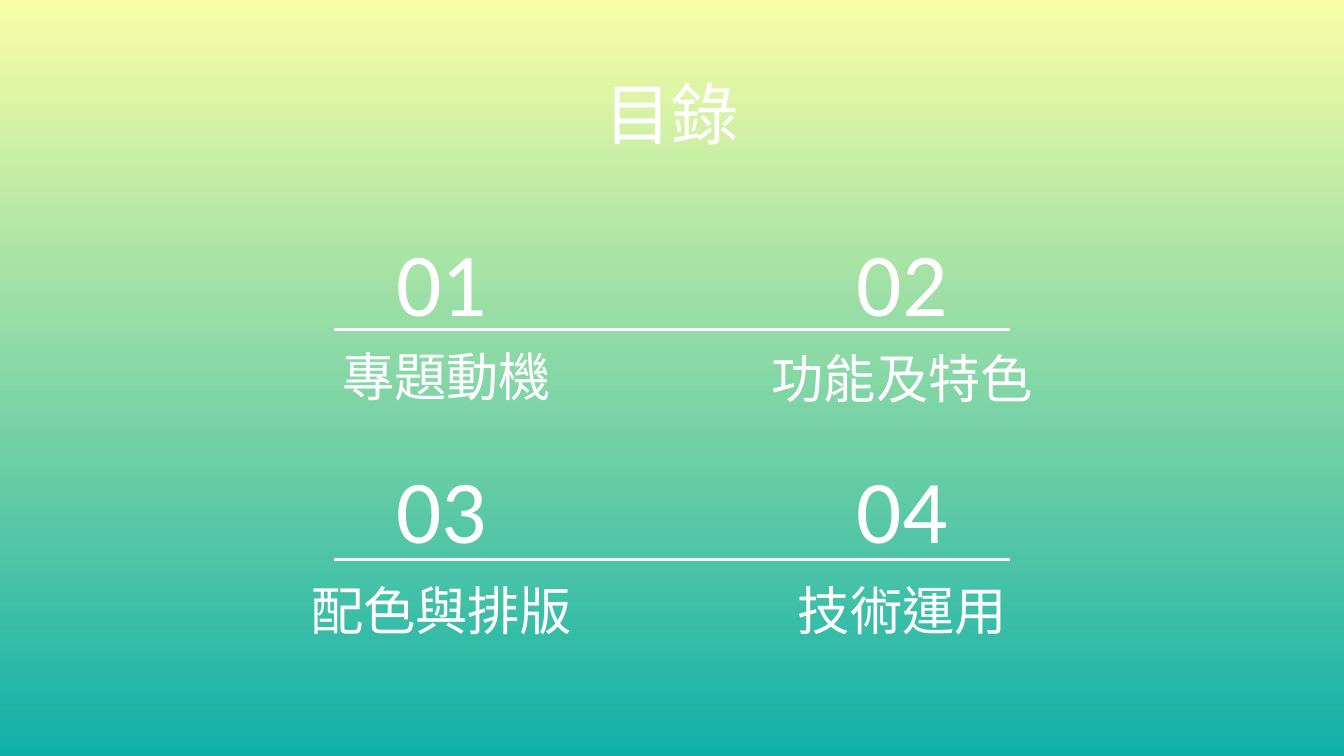
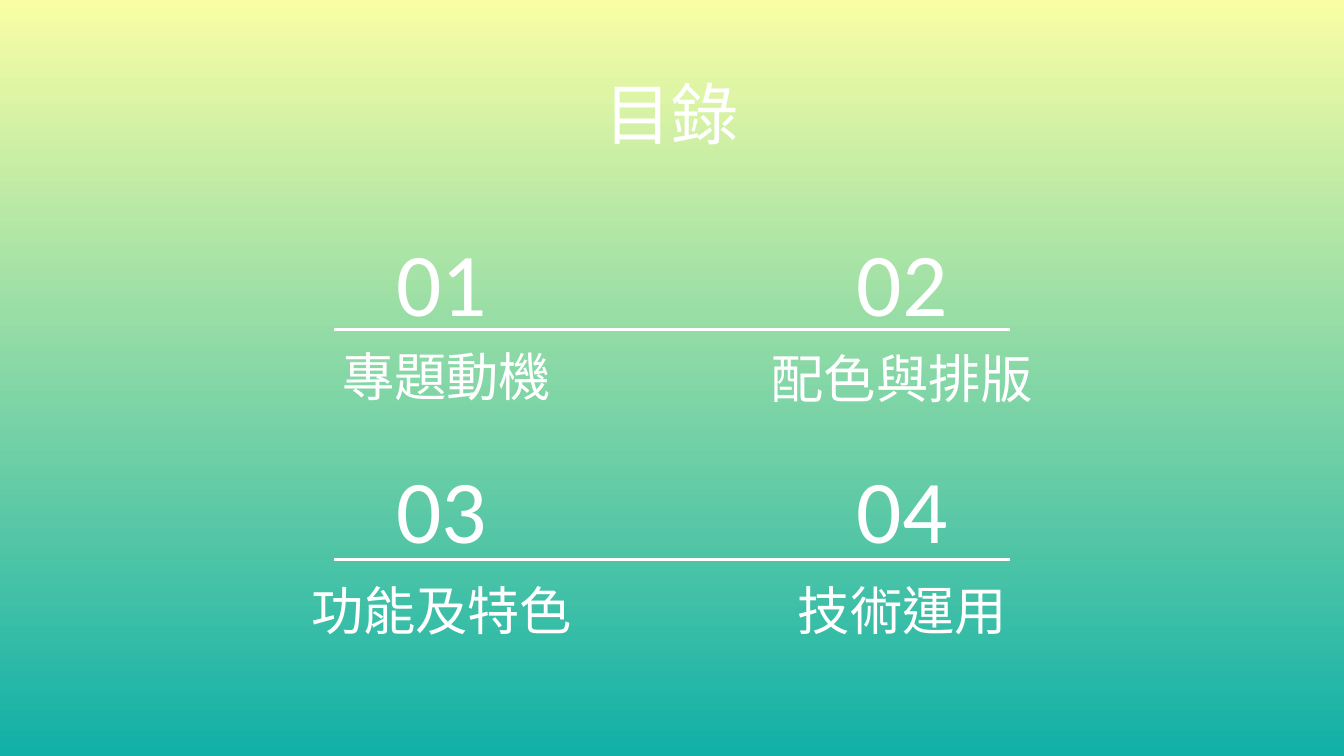
Before and after one commit to 13urgerKing/108-2Android, a slide deck: slide 2 of 108-2Android.pptx. Drawn at 1344x756 pixels with LibreOffice and Linux fonts; fonts in the diff are those of the drawing; background and template pictures are left out. Boxes give left, top, right and bottom in pixels: in the first picture for what was removed or moved away, otherwise in the second. Text is boxed around its words. In the diff, an @@ line names an element or a change of style, - is before the commit and + after.

Commit message:
ppt changed

```diff
--- a/108-2Android.pptx
+++ b/108-2Android.pptx
@@ title at box(772, 354, 1033, 402): text changed @@
-功能及特色
+配色與排版
@@ title at box(311, 586, 572, 635): text changed @@
-配色與排版
+功能及特色
```
Also in this commit, not shown: 1 slide added, 2 other files.
